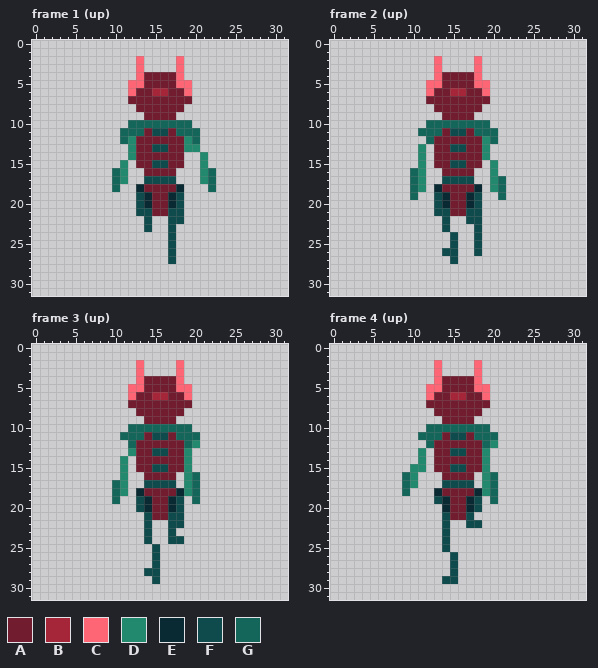
Edited in one commit: pixel-art file (Test_Loopguy/Content/Loopy.aseprite). The picture above was drawn from the file before the commit.
32x32 pixels, 52 frames. Shown: frame 1 (up), frame 2 (up), frame 3 (up), frame 4 (up). The commit also changed other frames, which this record leaves out.
Palette (. is transparent): A #721c2f  B #a52639  C #ff6675  D #22896e  E #0a2a33  F #0f4a4c  G #14665b
New version:
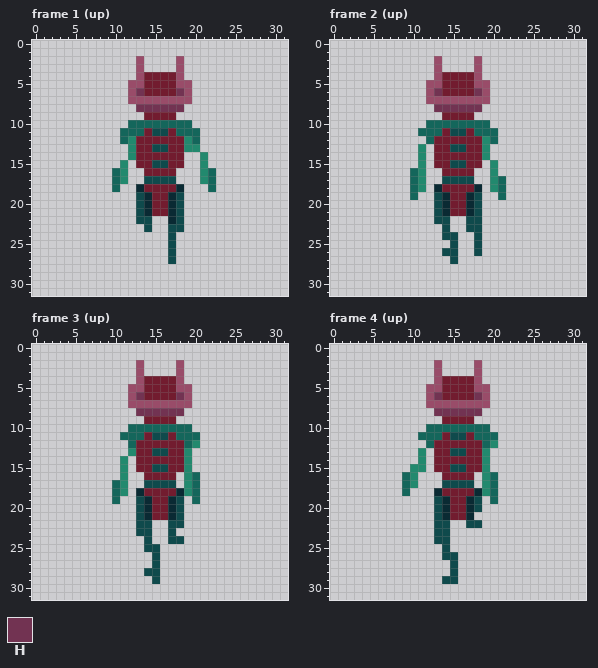
Colours new in this view: H #723352
Diff:
Colour C changes from #ff6675 to #994c69.
Frame 1 (up), layer "Layer 1":
The edit turns colour B into colour A in row 6 at x 15 to 16.
The edit turns colour A into colour C in row 7 at x 12 to 19.
The edit turns colour F into colour E in row 21 at x 14 and 17; in row 22 at x 17.
There is now colour F in row 22 at x 13; in row 23 at x 18.
The edit turns colour A into colour H in row 6 at x 13 and 18; in row 8 at x 13 to 18.
Frame 2 (up), layer "Layer 1":
The edit turns colour B into colour A in row 6 at x 15 to 16.
The edit turns colour A into colour C in row 7 at x 12 to 19.
The edit turns colour F into colour E in row 21 at x 14 and 17.
There is now colour F in row 22 at x 13; in row 23 at x 17; in row 24 at x 14.
The edit turns colour A into colour H in row 6 at x 13 and 18; in row 8 at x 13 to 18.
Frame 3 (up), layer "Layer 1":
The edit turns colour B into colour A in row 6 at x 15 to 16.
The edit turns colour A into colour C in row 7 at x 12 to 19.
The edit turns colour F into colour E in row 21 at x 14 and 17.
There is now colour F in rows 21 to 23 at x 13; in row 25 at x 14.
The edit turns colour A into colour H in row 6 at x 13 and 18; in row 8 at x 13 to 18.
Frame 4 (up), layer "Layer 1":
The edit turns colour B into colour A in row 6 at x 15 to 16.
The edit turns colour A into colour C in row 7 at x 12 to 19.
The edit turns colour F into colour E in row 21 at x 14 and 17.
There is now colour F in rows 20 to 24 at x 13; in row 26 at x 14.
The edit turns colour A into colour H in row 6 at x 13 and 18; in row 8 at x 13 to 18.
